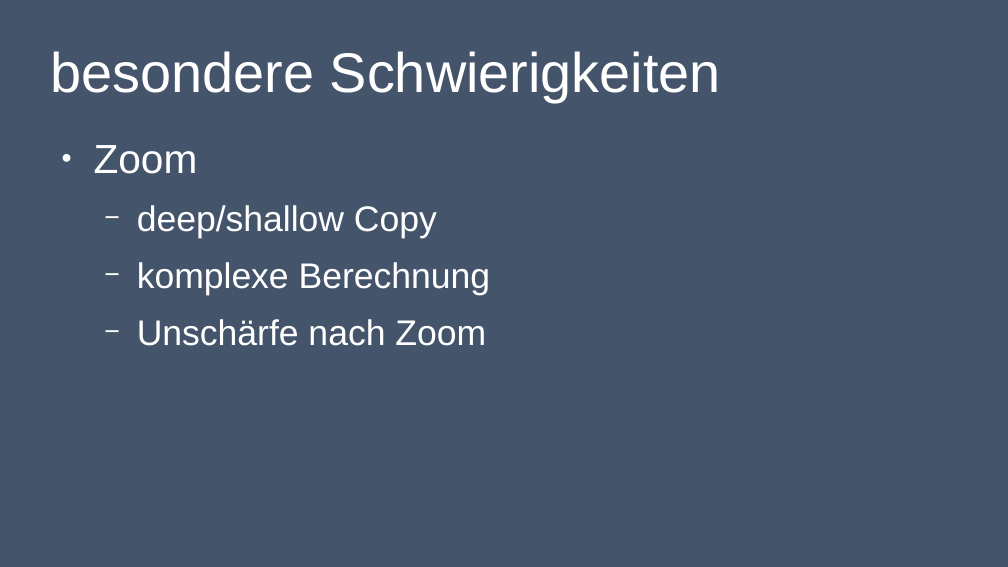
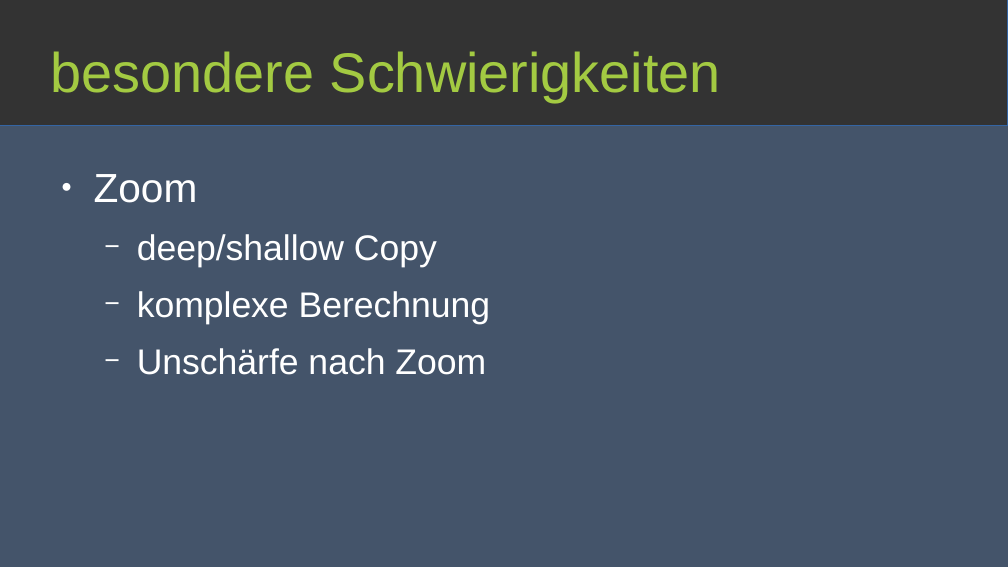
Before and after one commit to lukas-haupt/OpenCV-Whiteboard, a slide deck: slide 6 of Presentations/opencv-whiteboard-presentation_end.odp. Drawn at 1008x567 pixels with LibreOffice and Linux fonts; fonts in the diff are those of the drawing. Boxes give left, top, right and bottom in pixels: in the first picture for what was removed or moved away, otherwise in the second. Text is boxed around its words. In the diff, an @@ line names an element or a change of style, - is before the commit and + after.

Commit message:
Added slides for Jetson Nano, changed layout, minor changes to bullet points, typos

```diff
--- a/Presentations/opencv-whiteboard-presentation_end.odp
+++ b/Presentations/opencv-whiteboard-presentation_end.odp
@@ rectangle added at <box>0,0,1008,126</box>, fill #333333, outline #3465A4 0 pt @@
@@ title "besondere Schwierigkeiten" at <box>50,51,721,102</box>: text colour #FFFFFF to #A3CA42 @@
@@ text "Zoom": place and size @@
-text "Zoom" at <box>94,145,491,346</box>
+text "Zoom" at <box>94,174,491,375</box>
```
Also in this commit, not shown: 7 other slides changed, 5 slides added, 1 slide removed, 1 other file.
